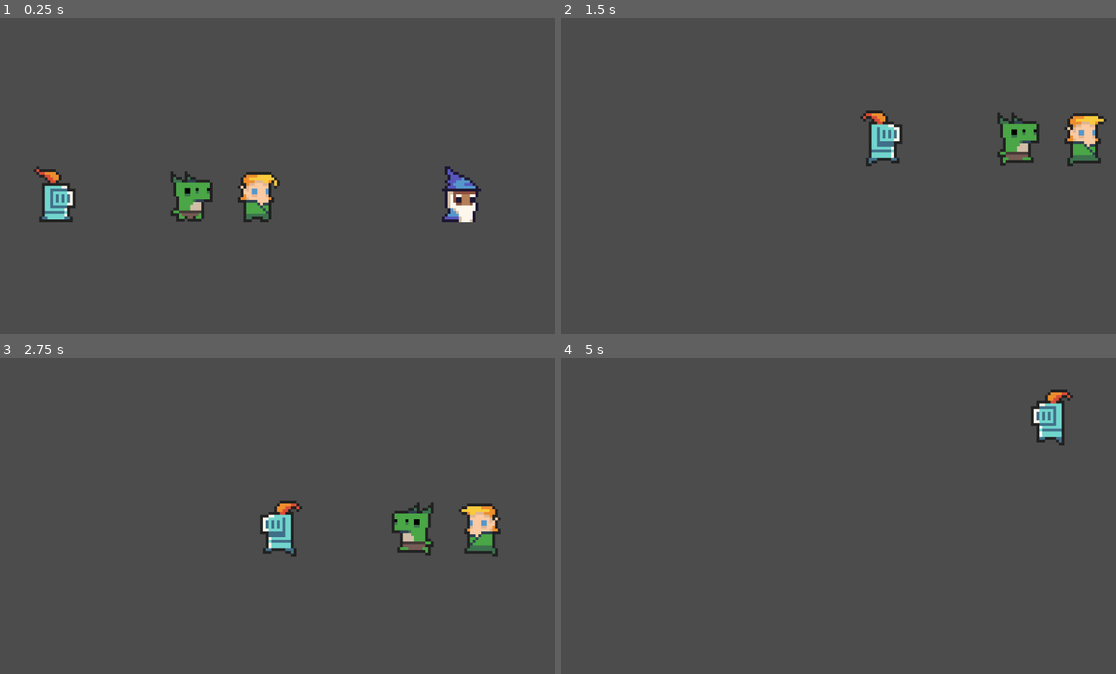
Above: before the commit, frames 1-4 (two rows, left to right).
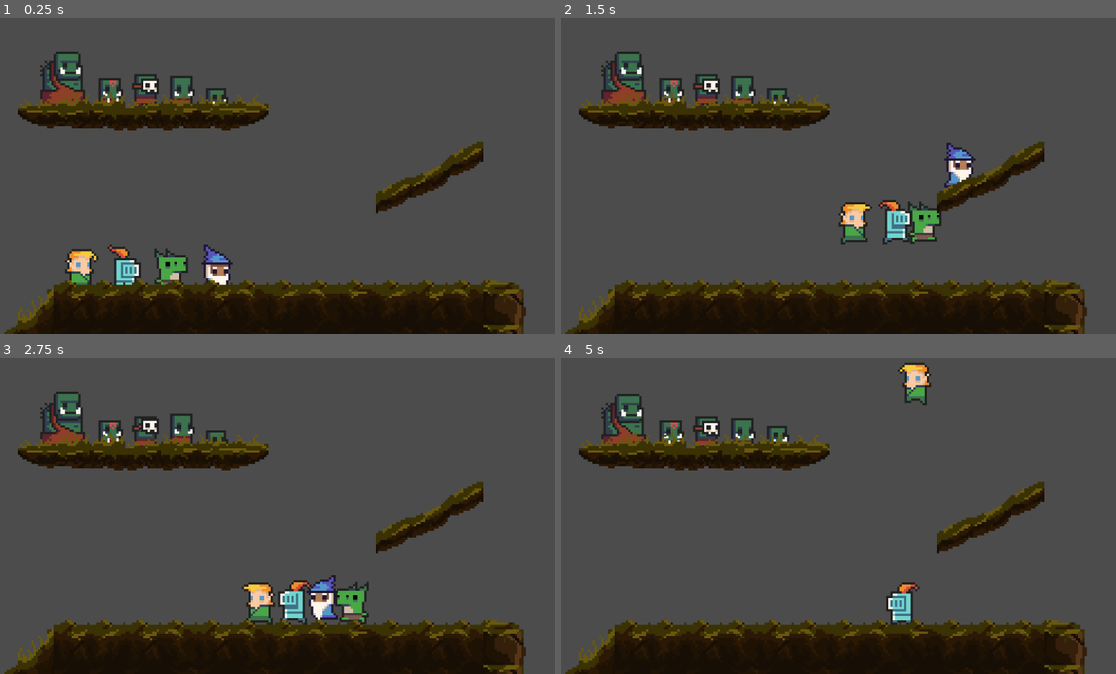
Above: after the commit, the same moments.

Repository: giordanorn/tfgoe
Game: Godot game, scene res://Levels/Test.tscn
Same seed, same stepped clock (60 frames per second), same inputs: the game is played once before the commit and once after it.
Inputs:
- Up to frame 1 (0.25 s): no input
- Up to frame 2 (1.5 s): hold Right (ui_right) from 0.53 s (still down); tap Up (ui_up) at 0.77 s
- Up to frame 3 (2.75 s): tap Up (ui_up) at 1.52 s; release Right (ui_right) at 2.03 s; hold Left (ui_left) from 2.03 s (still down)
- Up to frame 4 (5 s): release Left (ui_left) at 2.78 s; hold Right (ui_right) 2.78-4.28 s; tap Up (ui_up) at 3.02, 3.77, 4.52 s; hold Left (ui_left) from 4.28 s (still down)

The runs differ from the first frame. In frame 1, 27% of the frame differs, in the area x 0-95%, y 10-100%; in frame 2, 26%; in frame 3, 26%; in frame 4, 23%.

Commit message:
Cena de testes atualizada

Diff:
--- a/Levels/Test.tscn
+++ b/Levels/Test.tscn
@@ -1,41 +1,57 @@
-[gd_scene load_steps=7 format=2]
+[gd_scene load_steps=11 format=2]
 
 [ext_resource path="res://Objects/Players/Elf.tscn" type="PackedScene" id=1]
 [ext_resource path="res://Objects/Players/Knight.tscn" type="PackedScene" id=2]
 [ext_resource path="res://Objects/Players/Lizard.tscn" type="PackedScene" id=3]
 [ext_resource path="res://Objects/Players/Wizard.tscn" type="PackedScene" id=4]
-[ext_resource path="res://Objects/Foes/Orcs/OrcPerseguidor.tscn" type="PackedScene" id=5]
-
-[sub_resource type="CanvasItemMaterial" id=1]
-
-[sub_resource type="RectangleShape2D" id=2]
-extents = Vector2( 182.532, 10 )
+[ext_resource path="res://Objects/Foes/Orcs/OrcTanker.tscn" type="PackedScene" id=5]
+[ext_resource path="res://Objects/Foes/Orcs/OrcXama.tscn" type="PackedScene" id=6]
+[ext_resource path="res://Objects/Foes/Orcs/OrcPerseguidor.tscn" type="PackedScene" id=7]
+[ext_resource path="res://Objects/Foes/Orcs/OrcBoss.tscn" type="PackedScene" id=8]
+[ext_resource path="res://Objects/Foes/Orcs/OrcBatedor.tscn" type="PackedScene" id=9]
+[ext_resource path="res://Objects/Terrain.tscn" type="PackedScene" id=10]
 
 [node name="Test" type="Node2D" groups=[
 "Levels",
 ]]
 
 [node name="Camera2D" type="Camera2D" parent="."]
-position = Vector2( 100, 60 )
+position = Vector2( 128, 73 )
 current = true
-zoom = Vector2( 0.2, 0.2 )
+zoom = Vector2( 0.25, 0.25 )
 process_mode = 0
 
-[node name="Terrain" parent="." instance=ExtResource( 1 )]
-position = Vector2( 96, 64 )
+[node name="Players" type="Node2D" parent="."]
+position = Vector2( -108, 52 )
 
-[node name="Elf" parent="." instance=ExtResource( 2 )]
-position = Vector2( 24, 70 )
+[node name="Elf" parent="Players" instance=ExtResource( 1 )]
+position = Vector2( 152, 56 )
 
-[node name="Knight" parent="." instance=ExtResource( 3 )]
-position = Vector2( 72, 70 )
+[node name="Knight" parent="Players" instance=ExtResource( 2 )]
+position = Vector2( 172, 56 )
 
-[node name="Lizard" parent="." instance=ExtResource( 4 )]
-position = Vector2( 168, 70 )
+[node name="Lizard" parent="Players" instance=ExtResource( 3 )]
+position = Vector2( 192, 56 )
 
-[node name="StaticBody2D" type="StaticBody2D" parent="."]
-material = SubResource( 1 )
-position = Vector2( 90, 90 )
+[node name="Wizard" parent="Players" instance=ExtResource( 4 )]
+position = Vector2( 212, 56 )
 
-[node name="CollisionShape2D" type="CollisionShape2D" parent="StaticBody2D"]
-shape = SubResource( 2 )
+[node name="Enemies" type="Node2D" parent="."]
+position = Vector2( 8, -32 )
+
+[node name="OrcTanker" parent="Enemies" instance=ExtResource( 5 )]
+position = Vector2( 64, 56 )
+
+[node name="OrcXama" parent="Enemies" instance=ExtResource( 6 )]
+position = Vector2( 48, 56 )
+
+[node name="OrcPerseguidor" parent="Enemies" instance=ExtResource( 7 )]
+position = Vector2( 96, 56 )
+
+[node name="OrcBoss" parent="Enemies" instance=ExtResource( 8 )]
+position = Vector2( 28, 56 )
+
+[node name="OrcBatedor" parent="Enemies" instance=ExtResource( 9 )]
+position = Vector2( 80, 56 )
+
+[node name="Terrain" parent="." instance=ExtResource( 10 )]
